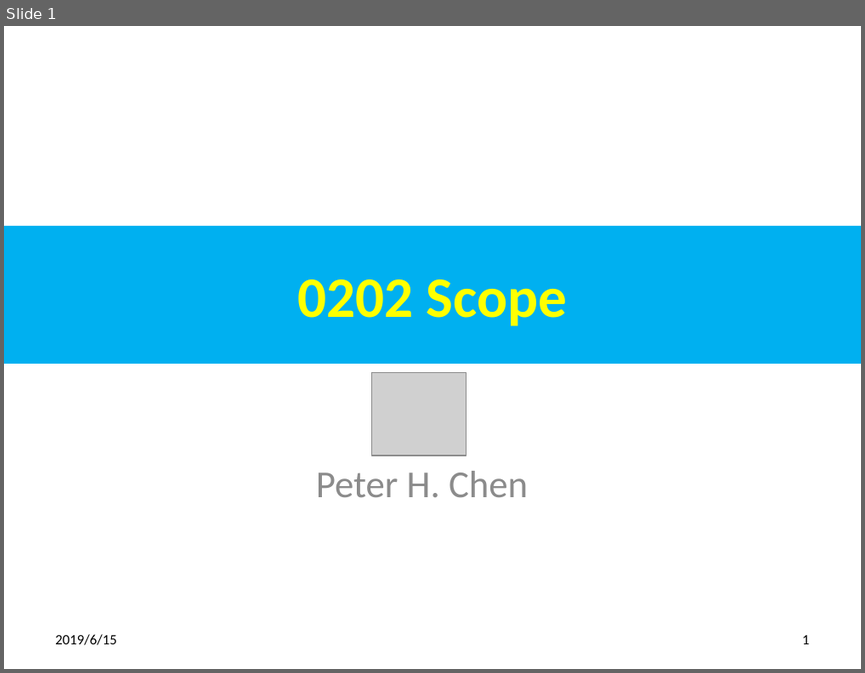
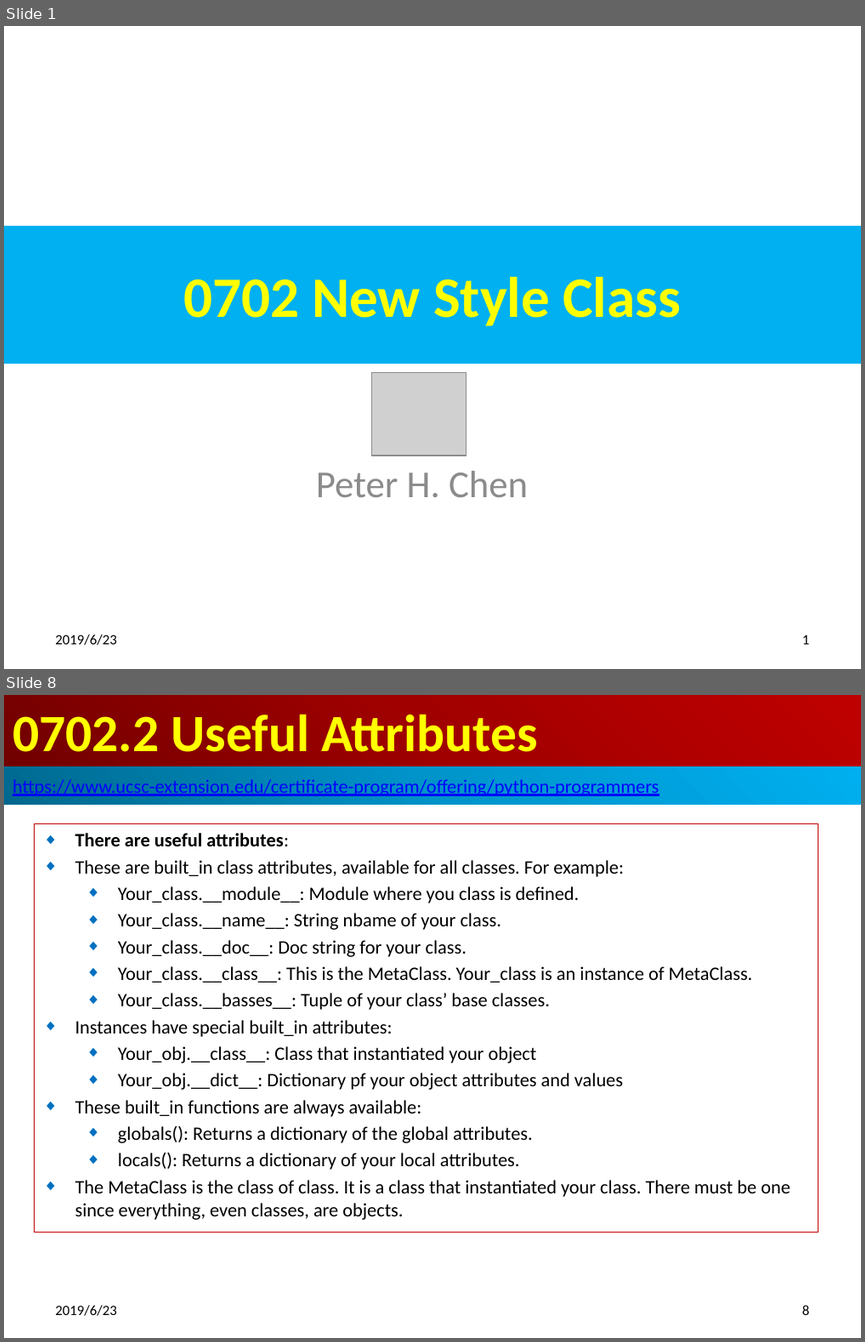
Before and after one commit to pchen0723/700-Python-Adv, a slide deck: 07_OverrideClass/0902_Class.pptx. Shown one above the other, each under a label of ours: slide 1 before the commit, slides 1 and 8 after it; the slides between them are not shown. The pictures are 865x673 and 865x1342 pixels, drawn with LibreOffice and Linux fonts; fonts in the diff are those of the drawing; grey boxes stand for pictures. Boxes give left, top, right and bottom in pixels: in the first picture for what was removed or moved away, otherwise in the second. Text is boxed around its words. In the diff, an @@ line names an element or a change of style, - is before the commit and + after.

```diff
--- a/07_OverrideClass/0902_Class.pptx
+++ b/07_OverrideClass/0902_Class.pptx
@@ slide 8 added at (4,695,861,1338), background #FFFFFF @@
@@ title added at (4,695,861,767), fill gradient #720000 to #A20000 to #C00000, 44 pt, text #FFFF00, bold @@
+0702.2 Useful Attributes
@@ rectangle added at (4,767,861,805), fill gradient #00688E to #0094CA to #00B0F0, 16 pt, text #0000FF, underline @@
+  https://www.ucsc-extension.edu/certificate-program/offering/python-programmers
@@ subtitle added at (34,823,818,1232), outline #C00000 0.75 pt, 16 pt, text #000000 @@
+◆ There are useful attributes:
+◆ These are built_in class attributes, available for all classes. For example:
+  ◆ Your_class.__module__: Module where you class is defined.
+  ◆ Your_class.__name__: String nbame of your class.
+  ◆ Your_class.__doc__: Doc string for your class.
+  ◆ Your_class.__class__: This is the MetaClass. Your_class is an instance of MetaClass.
+  ◆ Your_class.__basses__: Tuple of your class’ base classes.
+◆ Instances have special built_in attributes:
+  ◆ Your_obj.__class__: Class that instantiated your object
+  ◆ Your_obj.__dict__: Dictionary pf your object attributes and values
+◆ These built_in functions are always available:
+  ◆ globals(): Returns a dictionary of the global attributes.
+  ◆ locals(): Returns a dictionary of your local attributes.
+◆ The MetaClass is the class of class. It is a class that instantiated your class. There must be one since everything, even classes, are objects.
@@ text added at (55,1304,116,1315), 12 pt, text #000000 @@
+2019/6/23
@@ page number added at (802,1304,809,1315), 12 pt, text #000000 @@
+8
@@ slide 1 changed as well @@
@@ title at (183,277,681,326): text changed @@
-0202 Scope
+0702 New Style Class
@@ text at (55,634,116,645): text changed @@
-2019/6/15
+2019/6/23
```
Also in this commit, not shown: 2 other slides changed, 29 other slides added, 17 other files.
